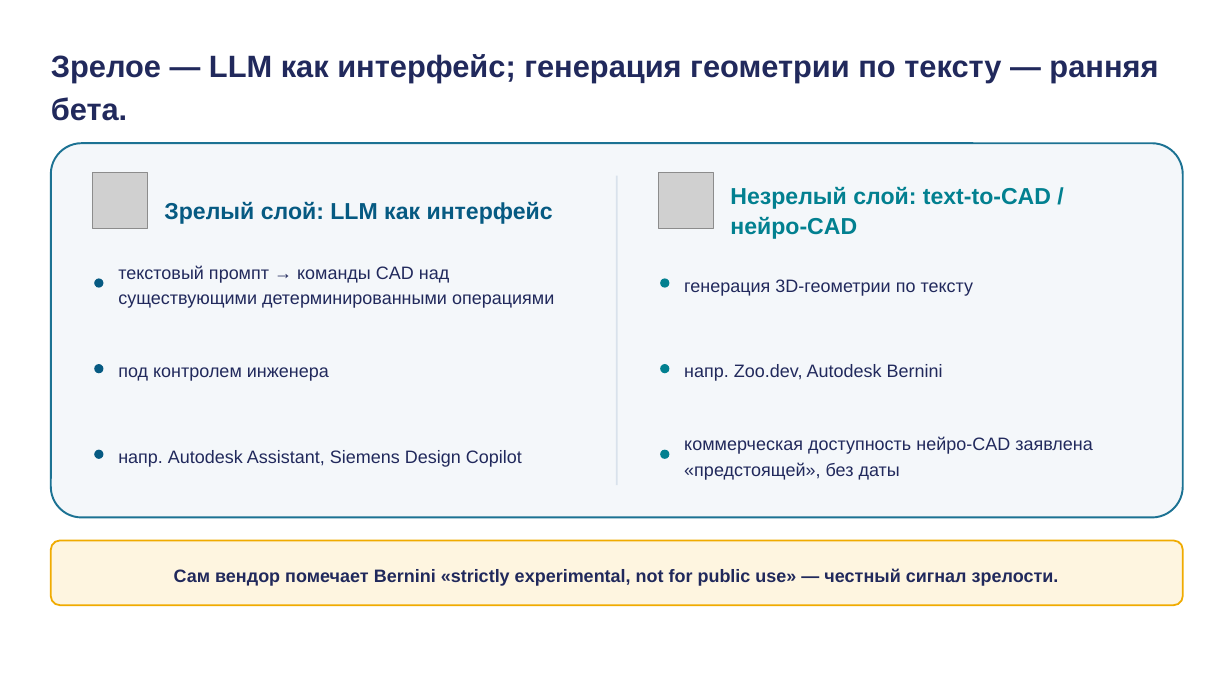
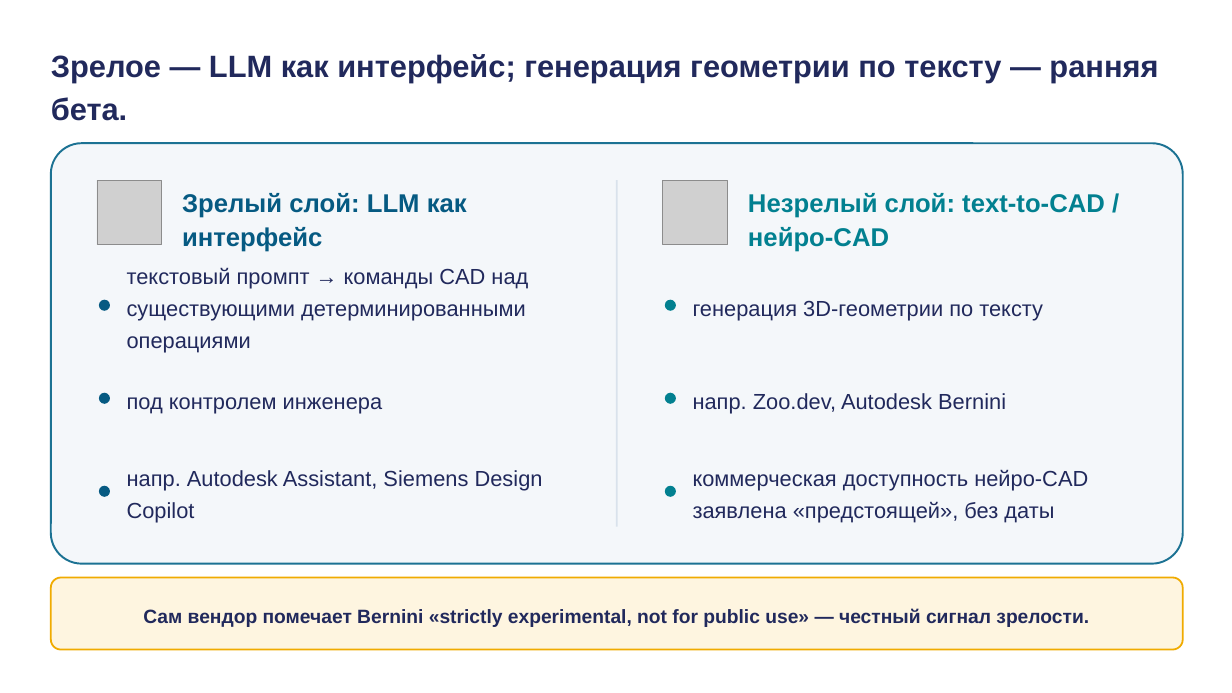
Before and after one commit to tellina-study/AI-usage-lessons, a slide deck: slide 21 of library/lectures/lec-06/rendered/lec-06.pptx. Drawn at 1232x693 pixels with LibreOffice and Linux fonts; fonts in the diff are those of the drawing; grey boxes stand for pictures. Boxes give left, top, right and bottom in pixels: in the first picture for what was removed or moved away, otherwise in the second. Text is boxed around its words. In the diff, an @@ line names an element or a change of style, - is before the commit and + after.

```diff
--- a/library/lectures/lec-06/rendered/lec-06.pptx
+++ b/library/lectures/lec-06/rendered/lec-06.pptx
@@ rounded rectangle resized from (x1=51, y1=143, x2=1183, y2=518) to (x1=51, y1=143, x2=1183, y2=564) @@
@@ rounded rectangle at (x1=51, y1=143, x2=1183, y2=564): proportions changed @@
@@ picture resized from (x1=92, y1=173, x2=148, y2=228) to (x1=97, y1=180, x2=162, y2=245) @@
@@ text "Зрелый слой: LLM как интерфейс" moved from (x1=164, y1=201, x2=553, y2=224) to (x1=182, y1=193, x2=467, y2=252) @@
@@ text "Зрелый слой: LLM как интерфейс" at (x1=182, y1=193, x2=467, y2=252): size 18 to 20 pt @@
@@ rectangle resized from (x1=616, y1=176, x2=618, y2=485) to (x1=616, y1=180, x2=618, y2=527) @@
@@ picture resized from (x1=658, y1=173, x2=714, y2=228) to (x1=663, y1=180, x2=727, y2=245) @@
@@ text "Незрелый слой: text-to-CAD / нейро-CAD" at (x1=748, y1=193, x2=1105, y2=252): size 18 to 20 pt @@
@@ text "Незрелый слой: text-to-CAD / нейро-CAD" moved from (x1=730, y1=186, x2=1051, y2=239) to (x1=748, y1=193, x2=1105, y2=252) @@
@@ text "текстовый промпт → команды CAD ..." moved from (x1=118, y1=265, x2=554, y2=308) to (x1=127, y1=267, x2=528, y2=353) @@
@@ text "генерация 3D-геометрии по тексту" moved from (x1=684, y1=279, x2=974, y2=296) to (x1=693, y1=300, x2=1043, y2=321) @@
@@ rounded rectangle moved from (x1=94, y1=278, x2=104, y2=287) to (x1=99, y1=299, x2=110, y2=311) @@
@@ rounded rectangle moved from (x1=660, y1=278, x2=669, y2=287) to (x1=665, y1=299, x2=676, y2=311) @@
@@ text "под контролем инженера" moved from (x1=118, y1=367, x2=329, y2=381) to (x1=127, y1=397, x2=383, y2=414) @@
@@ text "напр. Zoo.dev, Autodesk Bernini" moved from (x1=684, y1=364, x2=943, y2=381) to (x1=693, y1=393, x2=1006, y2=414) @@
@@ rounded rectangle moved from (x1=94, y1=364, x2=104, y2=373) to (x1=99, y1=393, x2=110, y2=404) @@
@@ rounded rectangle moved from (x1=660, y1=364, x2=669, y2=373) to (x1=665, y1=393, x2=676, y2=404) @@
@@ text "напр. Autodesk Assistant, Siemens Design ..." moved from (x1=118, y1=450, x2=522, y2=467) to (x1=127, y1=470, x2=543, y2=523) @@
@@ size 14 to 17 pt; line spacing 1.18 to 1.22 in 6 elements at (x1=127, y1=267, x2=528, y2=353), (x1=693, y1=300, x2=1043, y2=321), (x1=127, y1=397, x2=383, y2=414), (x1=693, y1=393, x2=1006, y2=414), (x1=127, y1=470, x2=543, y2=523), (x1=693, y1=469, x2=1088, y2=523) @@
@@ text "коммерческая доступность нейро-CAD заявлена «предстоящей», ..." moved from (x1=684, y1=436, x2=1093, y2=480) to (x1=693, y1=469, x2=1088, y2=523) @@
@@ rounded rectangle moved from (x1=94, y1=450, x2=104, y2=459) to (x1=99, y1=486, x2=110, y2=497) @@
@@ rounded rectangle moved from (x1=660, y1=450, x2=669, y2=459) to (x1=665, y1=486, x2=676, y2=497) @@
@@ rounded rectangle resized from (x1=51, y1=541, x2=1183, y2=605) to (x1=51, y1=578, x2=1183, y2=650) @@
@@ text "Сам вендор помечает Bernini «strictly ..." moved from (x1=174, y1=568, x2=1059, y2=586) to (x1=143, y1=608, x2=1089, y2=627) @@
@@ text "Сам вендор помечает Bernini «strictly ..." at (x1=143, y1=608, x2=1089, y2=627): size 14 to 15 pt @@
```
Also in this commit, not shown: 29 other slides changed, 8 other files.
